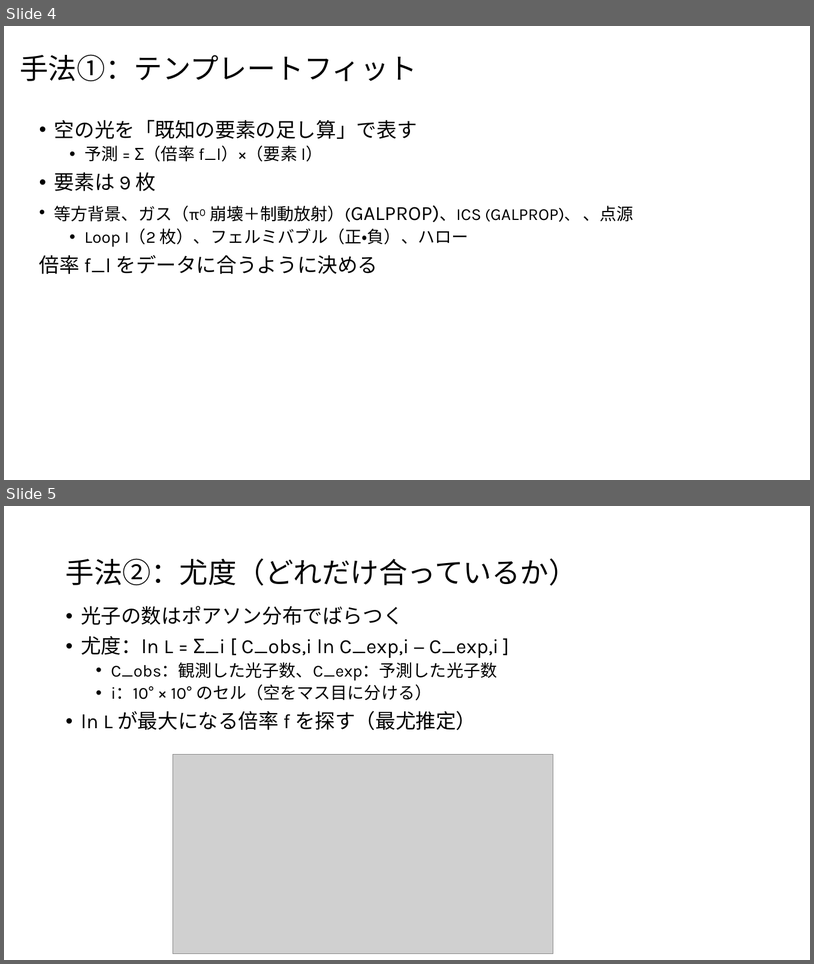
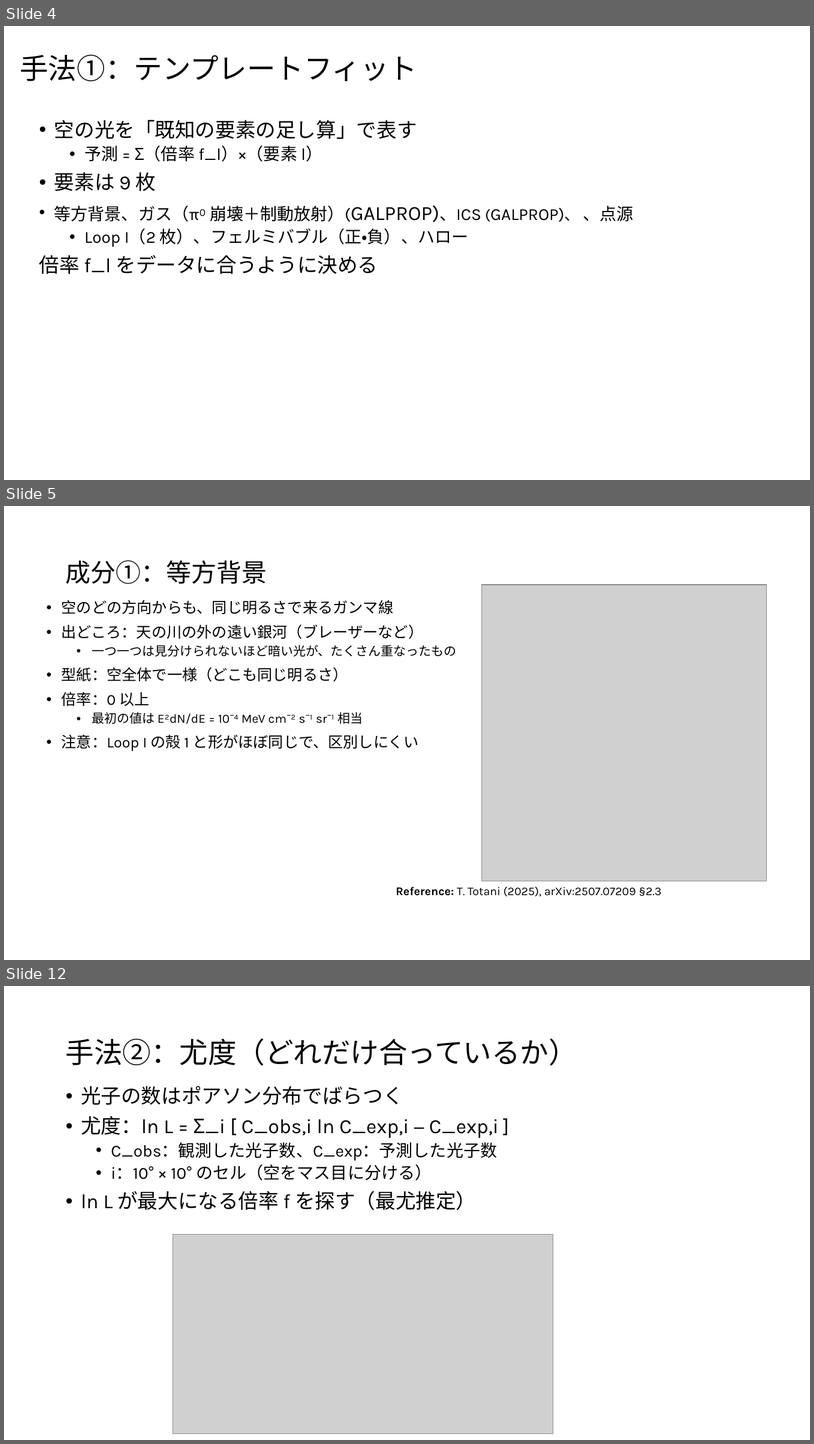
Before and after one commit to Mikann20041029/darkmatter-slides, a slide deck: slides/2026-10-02_研究進捗報告_claude.pptx. Shown one above the other, each under a label of ours: slides 4 and 5 before the commit, slides 4, 5 and 12 after it; the slides between them are not shown. The pictures are 814x964 and 814x1444 pixels, drawn with LibreOffice and Linux fonts; fonts in the diff are those of the drawing; grey boxes stand for pictures. Boxes give left, top, right and bottom in pixels: in the first picture for what was removed or moved away, otherwise in the second. Text is boxed around its words. In the diff, an @@ line names an element or a change of style, - is before the commit and + after.

```diff
--- a/slides/2026-10-02_研究進捗報告_claude.pptx
+++ b/slides/2026-10-02_研究進捗報告_claude.pptx
@@ slide 5 added at bbox=[4, 506, 810, 960], background #FFFFFF @@
@@ title added at bbox=[65, 560, 267, 584], 30 pt, text #000000 @@
+成分①：等方背景
@@ picture added at bbox=[482, 585, 767, 881] @@
@@ text added at bbox=[62, 600, 456, 751], 18 pt, text #000000 @@
+• 空のどの方向からも、同じ明るさで来るガンマ線
+• 出どころ：天の川の外の遠い銀河（ブレーザーなど）
+  • 一つ一つは見分けられないほど暗い光が、たくさん重なったもの
+• 型紙：空全体で一様（どこも同じ明るさ）
+• 倍率：0 以上
+  • 最初の値は E²dN/dE = 10⁻⁴ MeV cm⁻² s⁻¹ sr⁻¹ 相当
+• 注意：Loop I の殻 1 と形がほぼ同じで、区別しにくい
@@ text added at bbox=[396, 886, 662, 896], 14 pt, text #000000 @@
+Reference: T. Totani (2025), arXiv:2507.07209 §2.3
@@ what was slide 5 is now slide 12 @@
```
Also in this commit, not shown: 6 other slides added, 11 other files.
